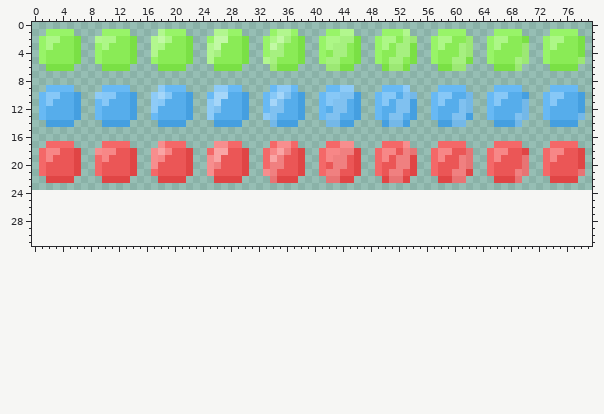
A sprite sheet gets an edit: assets/1x1.png. The picture above is the old version.
The file is 80x24 pixels. Colours within 5 levels of each other are drawn and written as one. The old version is drawn lined up with the new one, on the new canvas.
The same view after the edit:
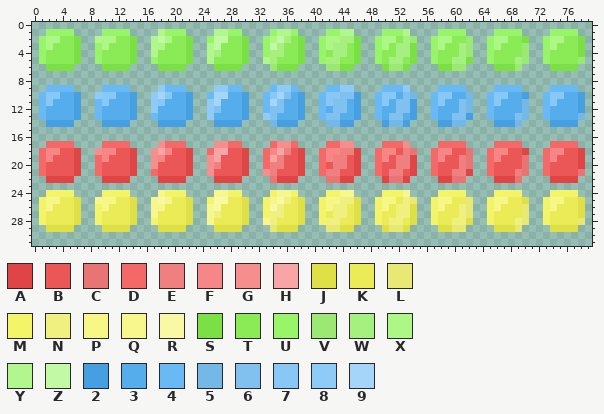
Palette (. is transparent): A #e04545  B #eb5656  C #e87474  D #f46868  E #f08080  F #f78787  G #f78e8e  H #f9a5a5  J #dfe045  K #eaeb56  L #e8e874  M #f3f468  N #f0f080  P #f7f787  Q #f7f78e  R #f9f9a5  S #7ae045  T #8aeb56  U #98f468  V #9ce874  W #a6f080  X #adf787  Y #b2f78e  Z #c2f9a5  2 #459fe0  3 #56adeb  4 #68b9f4  5 #74b8e8  6 #80c1f0  7 #87c8f7  8 #8ecbf7  9 #a5d6f9
Change:
canvas 80x24 -> 80x32
Changed rows in their new state; - is an unchanged pixel.
first column x 1:
24 -MMMM----MMMM----QMMM----QQMM----MQQM----MMQQ----MMMQ----MMMM----MMMM----MMMM-
25 MPPKKJ--QPPKKJ--QRPKKJ--MRRKKJ--MPRNKJ--MPPNNJ--MPPKNL--MPPKKL--MPPKKJ--MPPKKJ
26 MPKKKJ--MPKKKJ--QPKKKJ--QRKKKJ--MRNKKJ--MPNNKJ--MPKNNJ--MPKKNL--MPKKKL--MPKKKJ
27 MKKKKJ--MKKKKJ--QKKKKJ--QNKKKJ--MNNKKJ--MKNNKJ--MKKNNJ--MKKKNL--MKKKKL--MKKKKJ
28 MKKKKJ--MKKKKJ--MKKKKJ--QKKKKJ--QNKKKJ--MNNKKJ--MKNNKJ--MKKNNJ--MKKKNL--MKKKKL
29 -JJJJ----JJJJ----JJJJ----JJJJ----LJJJ----LLJJ----JLLJ----JJLL----JJJL----JJJJ-
Pixel boxes of the changes (left, top, right, bottom) in both pictures:
added: (39, 190, 585, 232)
